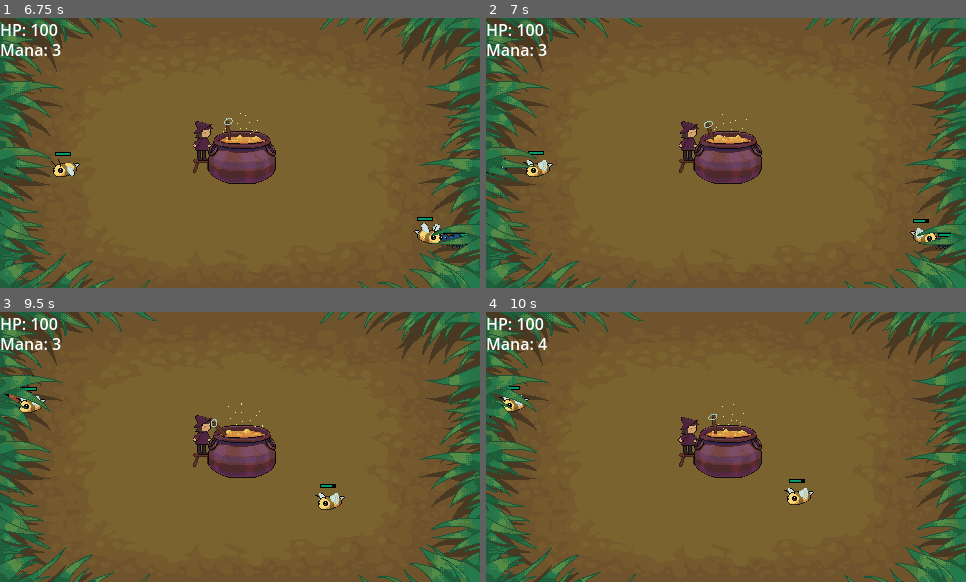
Above: before the commit, frames 1-4 (two rows, left to right).
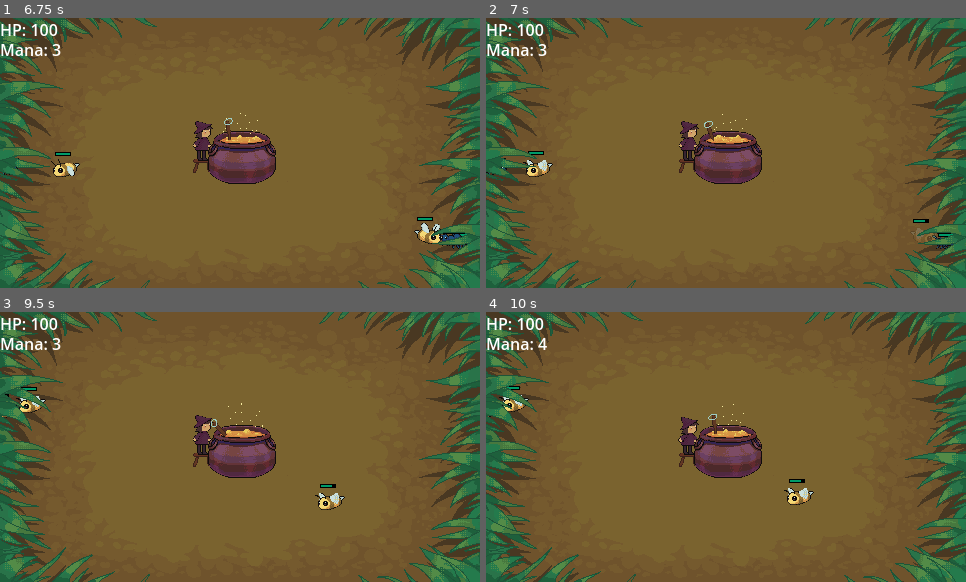
Above: after the commit, the same moments.

Repository: HarryLin349/WitchGame
Game: Godot game, scene res://overworld.tscn
Same seed, same stepped clock (60 frames per second), same inputs: the game is played once before the commit and once after it.
Inputs (mouse positions are in pixels of both pictures, inside the frame that each line leads up to):
- Up to frame 1 (6.75 s): move the mouse to (216, 207) at 0.52 s; click (216, 207) at 0.67 s; move the mouse to (384, 193) at 1.27 s; click (384, 193) at 1.42 s; move the mouse to (96, 112) at 2.02 s; click (96, 112) at 2.17 s; move the mouse to (264, 153) at 2.77 s; click (264, 153) at 2.92 s; move the mouse to (168, 85) at 3.52 s; click (168, 85) at 3.67 s; move the mouse to (345, 139) at 4.27 s; click (345, 139) at 4.42 s; move the mouse to (144, 166) at 5.02 s; click (144, 166) at 5.17 s; move the mouse to (288, 93) at 5.77 s; click (288, 93) at 5.92 s; move the mouse to (216, 207) at 6.52 s; click (216, 207) at 6.67 s
- Up to frame 2 (7 s): no input
- Up to frame 3 (9.5 s): move the mouse to (384, 487) at 7.27 s; click (384, 487) at 7.42 s; move the mouse to (96, 406) at 8.02 s; click (96, 406) at 8.17 s; move the mouse to (264, 447) at 8.77 s; click (264, 447) at 8.92 s
- Up to frame 4 (10 s): move the mouse to (654, 379) at 9.52 s; click (654, 379) at 9.67 s

Frame 1 is identical in both runs. In frame 2, 0.1% of the frame differs, in the area x 88-94%, y 77-85%; in frame 3, less than 0.1%; in frame 4, nothing differs.

Commit message:
add hitflash

Diff:
--- a/Enemies/enemy.gd
+++ b/Enemies/enemy.gd
@@ -12,7 +12,6 @@
 
 
 func _ready():
-	print("hi!")
 	add_to_group("enemies")
 	print(get_tree().get_nodes_in_group("enemies").size())
 
@@ -54,7 +53,17 @@
 		currentCooldown = attackCooldown
 
 
+
+func flash_white() -> void:
+	print("flash")
+	# Set the AnimatedSprite2D to white
+	$AnimatedSprite2D.modulate.a = 0.2
+	# Wait 0.2 seconds then set it back to normal
+	await get_tree().create_timer(0.1).timeout
+	$AnimatedSprite2D.modulate.a = 1
+
 func take_damage(amount: int):
+	flash_white()
 	health -= amount
 	if ($HealthBar):
 		$HealthBar.update_health(health, maxHealth)
--- a/Summons/Bee.gd
+++ b/Summons/Bee.gd
@@ -13,6 +13,7 @@
 	currentCooldown = 0.5
 	duration = 10.0 # Lasts for 5 seconds
 	animated_sprite = $AnimatedSprite2D
+	animPlayer = $AnimationPlayer
 	super()
 
 func _process(delta: float) -> void:
--- a/Summons/Bee.tscn
+++ b/Summons/Bee.tscn
@@ -1,8 +1,14 @@
-[gd_scene load_steps=9 format=3 uid="uid://ce8j46gvp27da"]
+[gd_scene load_steps=14 format=3 uid="uid://ce8j46gvp27da"]
 
 [ext_resource type="Texture2D" uid="uid://c2w2f7ug3okom" path="res://Assets/bee.png" id="1_hkqgk"]
 [ext_resource type="Script" path="res://Summons/Bee.gd" id="1_nhkgo"]
+[ext_resource type="Shader" uid="uid://bjroa37tmq8kl" path="res://Summons/hitflash.tres" id="2_xhqsi"]
 [ext_resource type="PackedScene" uid="uid://bjk54byq3grku" path="res://HealthBar.tscn" id="3_phtjp"]
+
+[sub_resource type="ShaderMaterial" id="ShaderMaterial_kr2mq"]
+shader = ExtResource("2_xhqsi")
+shader_parameter/enabled = false
+shader_parameter/tint = Color(1, 1, 1, 1)
 
 [sub_resource type="AtlasTexture" id="AtlasTexture_07js6"]
 atlas = ExtResource("1_hkqgk")
@@ -40,11 +46,49 @@
 radius = 6.0
 height = 20.0
 
+[sub_resource type="Animation" id="Animation_k2ydo"]
+resource_name = "hitflash"
+length = 0.2
+tracks/0/type = "value"
+tracks/0/imported = false
+tracks/0/enabled = true
+tracks/0/path = NodePath("AnimatedSprite2D:material:shader_parameter/enabled")
+tracks/0/interp = 1
+tracks/0/loop_wrap = true
+tracks/0/keys = {
+"times": PackedFloat32Array(0, 0.1, 0.2),
+"transitions": PackedFloat32Array(1, 1, 1),
+"update": 1,
+"values": [true, false, false]
+}
+
+[sub_resource type="Animation" id="Animation_e3axi"]
+length = 0.001
+tracks/0/type = "value"
+tracks/0/imported = false
+tracks/0/enabled = true
+tracks/0/path = NodePath("AnimatedSprite2D:material:shader_parameter/enabled")
+tracks/0/interp = 1
+tracks/0/loop_wrap = true
+tracks/0/keys = {
+"times": PackedFloat32Array(0),
+"transitions": PackedFloat32Array(1),
+"update": 1,
+"values": [false]
+}
+
+[sub_resource type="AnimationLibrary" id="AnimationLibrary_gj0i1"]
+_data = {
+"RESET": SubResource("Animation_e3axi"),
+"hitflash": SubResource("Animation_k2ydo")
+}
+
 [node name="Bee" type="CharacterBody2D"]
 collision_layer = 2
 script = ExtResource("1_nhkgo")
 
 [node name="AnimatedSprite2D" type="AnimatedSprite2D" parent="."]
+material = SubResource("ShaderMaterial_kr2mq")
 sprite_frames = SubResource("SpriteFrames_q2j4x")
 animation = &"walk_left"
 
@@ -58,3 +102,8 @@
 offset_top = -9.0
 offset_right = -11.0
 offset_bottom = -9.0
+
+[node name="AnimationPlayer" type="AnimationPlayer" parent="."]
+libraries = {
+"": SubResource("AnimationLibrary_gj0i1")
+}
--- /dev/null
+++ b/Summons/hitflash.tres
@@ -0,0 +1,74 @@
+[gd_resource type="VisualShader" load_steps=5 format=3 uid="uid://bjroa37tmq8kl"]
+
+[sub_resource type="VisualShaderNodeColorParameter" id="VisualShaderNodeColorParameter_oj5me"]
+parameter_name = "tint"
+default_value_enabled = true
+
+[sub_resource type="VisualShaderNodeBooleanParameter" id="VisualShaderNodeBooleanParameter_rbsug"]
+parameter_name = "enabled"
+default_value_enabled = true
+
+[sub_resource type="VisualShaderNodeIf" id="VisualShaderNodeIf_4dcax"]
+default_input_values = [0, 0.0, 1, 1.0, 2, 1e-05, 3, Vector3(0, 0, 0), 4, Vector3(0, 0, 0), 5, Vector3(0, 0, 0)]
+
+[sub_resource type="VisualShaderNodeInput" id="VisualShaderNodeInput_lffac"]
+input_name = "color"
+
+[resource]
+code = "shader_type canvas_item;
+render_mode blend_mix;
+
+uniform bool enabled = false;
+uniform vec4 tint : source_color = vec4(1.000000, 1.000000, 1.000000, 1.000000);
+
+
+
+void fragment() {
+// BooleanParameter:3
+	bool n_out3p0 = enabled;
+
+
+// ColorParameter:2
+	vec4 n_out2p0 = tint;
+
+
+// Input:5
+	vec4 n_out5p0 = COLOR;
+
+
+	vec3 n_out4p0;
+// If:4
+	float n_in4p1 = 1.00000;
+	float n_in4p2 = 0.00001;
+	if(abs((n_out3p0 ? 1.0 : 0.0) - n_in4p1) < n_in4p2)
+	{
+		n_out4p0 = vec3(n_out2p0.xyz);
+	}
+	else if((n_out3p0 ? 1.0 : 0.0) < n_in4p1)
+	{
+		n_out4p0 = vec3(n_out5p0.xyz);
+	}
+	else
+	{
+		n_out4p0 = vec3(n_out5p0.xyz);
+	}
+
+
+// Output:0
+	COLOR.rgb = n_out4p0;
+
+
+}
+"
+graph_offset = Vector2(-320.902, 58.1684)
+mode = 1
+flags/light_only = false
+nodes/fragment/2/node = SubResource("VisualShaderNodeColorParameter_oj5me")
+nodes/fragment/2/position = Vector2(-1480, 580)
+nodes/fragment/3/node = SubResource("VisualShaderNodeBooleanParameter_rbsug")
+nodes/fragment/3/position = Vector2(-1140, 240)
+nodes/fragment/4/node = SubResource("VisualShaderNodeIf_4dcax")
+nodes/fragment/4/position = Vector2(-640, 600)
+nodes/fragment/5/node = SubResource("VisualShaderNodeInput_lffac")
+nodes/fragment/5/position = Vector2(-1440, 1140)
+nodes/fragment/connections = PackedInt32Array(3, 0, 4, 0, 2, 0, 4, 3, 4, 0, 0, 0, 5, 0, 4, 4, 5, 0, 4, 5)
--- a/Summons/summon.gd
+++ b/Summons/summon.gd
@@ -3,7 +3,7 @@
 class_name Summon
 
 var health: int
-var maxHealth : int
+var maxHealth: int
 var damage: int
 var attackCooldown: float
 var currentCooldown: float
@@ -12,6 +12,7 @@
 var duration: float
 var timeElapsed: float = 0.0
 var animated_sprite: AnimatedSprite2D
+var animPlayer: AnimationPlayer
 
 func _ready():
 	print("tree", get_tree_string_pretty())
@@ -33,13 +34,27 @@
 	pass
 
 func take_damage(amount: int):
-	print("HP", health, "-", amount, "=", health - amount)
 	health -= amount
+	flash_white()
 	if ($HealthBar):
 		$HealthBar.update_health(health, maxHealth)
 	if health <= 0:
 		print("I died!")
 		queue_free() # Remove the enemy if health reaches 0
+
+func flash_white() -> void:
+	print("flash")
+	# Set the AnimatedSprite2D to white
+	$AnimatedSprite2D.modulate.a = 0.2
+	# Wait 0.2 seconds then set it back to normal
+	await get_tree().create_timer(0.1).timeout
+	$AnimatedSprite2D.modulate.a = 1
+	#await get_tree().create_timer(0.05).timeout
+	#$AnimatedSprite2D.modulate.a = 0.2
+	#await get_tree().create_timer(0.05).timeout
+	#$AnimatedSprite2D.modulate.a = 1
+
+
 
 func go_to_nearest_enemy():
 	var closestEnemy = find_nearest_enemy()
--- a/health_bar.gd
+++ b/health_bar.gd
@@ -2,11 +2,9 @@
 
 # Function to update the health bar.
 func update_health(current_health: float, max_health: float) -> void:
-	print("updating health:", current_health, max_health)
 	if max_health > 0:
 		# Calculate the size ratio of health (clamp to avoid weird sizes)
 		var health_ratio = clamp(current_health / max_health, 0, 1)
-		print(health_ratio)
 		# Set the width of ForegroundBar on top of BackgroundBar to represent the current health
 		var new_size = $ForegroundBar.size
 		new_size.x = $BackgroundBar.size.x * health_ratio - 1
